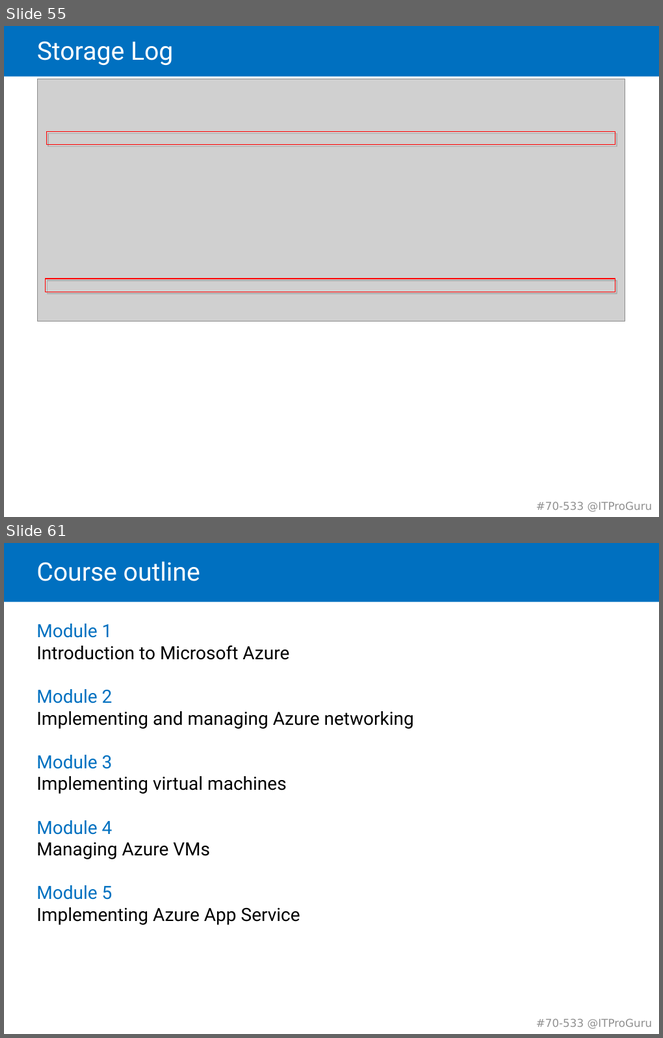
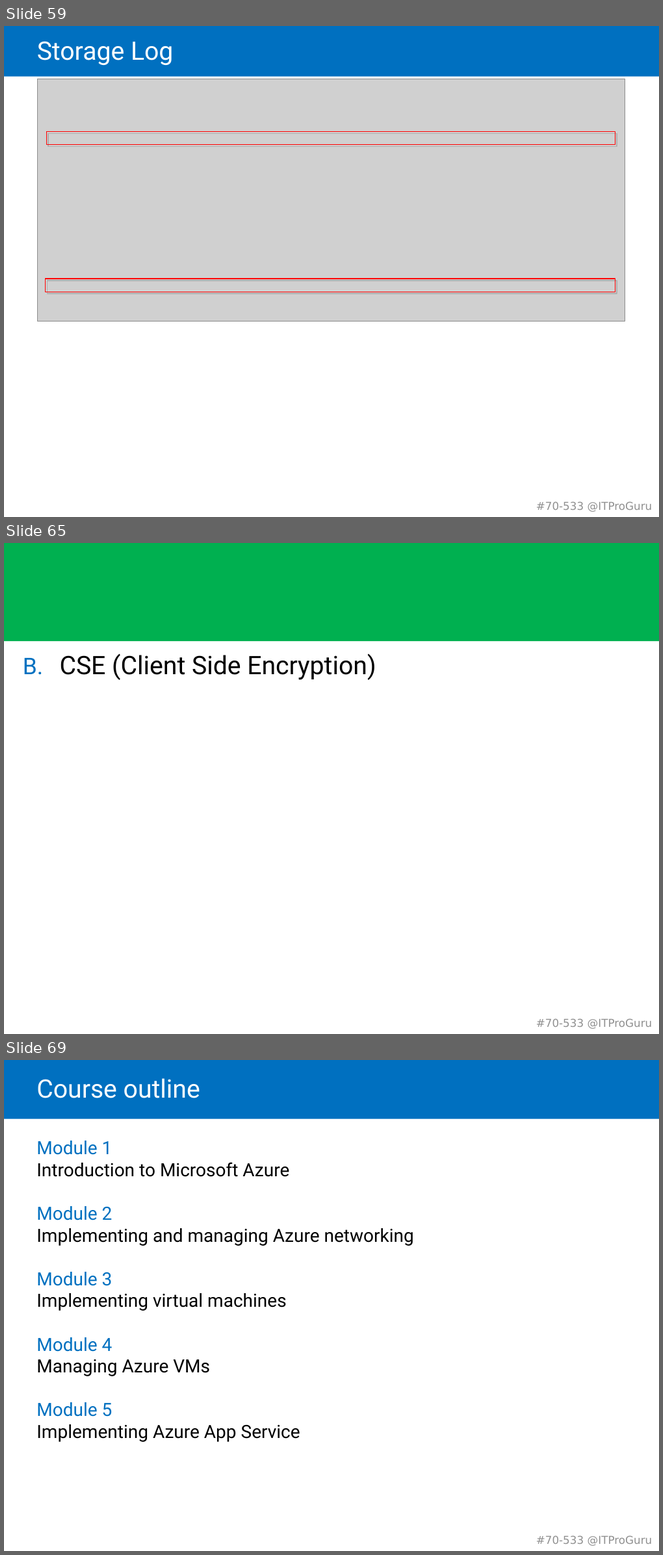
Before and after one commit to guruskill/70-533, a slide deck: 70-533-03-StorageMK.pptx. Shown one above the other, each under a label of ours: slides 55 and 61 before the commit, slides 59, 65 and 69 after it; the slides between them are not shown. The pictures are 663x1038 and 663x1555 pixels, drawn with LibreOffice and Linux fonts; fonts in the diff are those of the drawing; grey boxes stand for pictures. Boxes give left, top, right and bottom in pixels: in the first picture for what was removed or moved away, otherwise in the second. Text is boxed around its words. In the diff, an @@ line names an element or a change of style, - is before the commit and + after.

```diff
--- a/70-533-03-StorageMK.pptx
+++ b/70-533-03-StorageMK.pptx
@@ slide 65 added at <box>4,543,659,1034</box>, background #FFFFFF; not listed: 2 template elements that a slide beside it also shows @@
@@ rectangle added at <box>4,543,659,641</box>, fill #00B050 @@
@@ text added at <box>60,653,376,680</box>, 28 pt, text #000000 @@
+B. CSE (Client Side Encryption)
@@ what was slide 55 is now slide 59 @@
@@ what was slide 61 is now slide 69 @@
```
Also in this commit, not shown: 5 slides changed, 8 other slides added, 1 slide removed.
